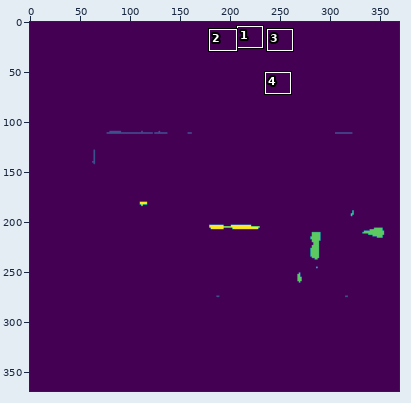
Sprite sheet -- maps/icon_map.png. Above: a wide view before the commit, with the close-up outlined.
Close-up. Old version:
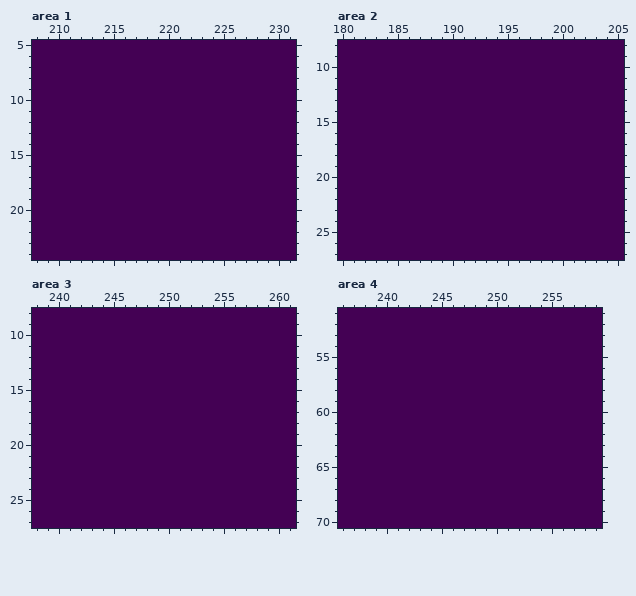
The file is 369x369 pixels. Colours within 5 levels of each other are drawn and written as one. Shown: area 1: x 208..231, y 5..24; area 2: x 180..205, y 8..27; area 3: x 238..261, y 8..27; area 4: x 236..259, y 51..70. The commit also changed other parts of the picture, which this record leaves out.
And afterwards:
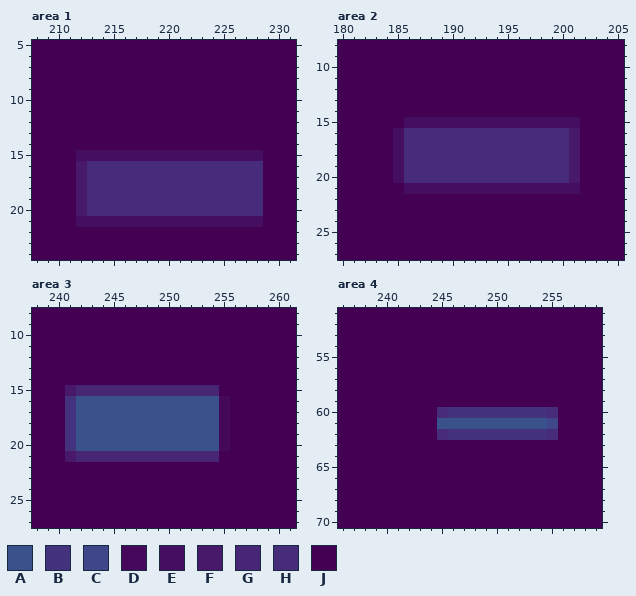
Palette (. is transparent): A #3a528b  B #45327f  C #3f4788  D #45085b  E #460e61  F #48196b  G #472676  H #472c7b  J #440154
From old to new:
Area 1:
y 15: x 212..228 JJJJJJJJJJJJJJJJJ -> EEEEEEEEEEEEEEEEE
y 16..20: x 212..228 JJJJJJJJJJJJJJJJJ -> FHHHHHHHHHHHHHHHH
y 21: x 212..228 JJJJJJJJJJJJJJJJJ -> EEEEEEEEEEEEEEEEE
Area 2:
y 15: x 186..201 JJJJJJJJJJJJJJJJ -> EEEEEEEEEEEEEEEE
y 16..20: x 185..201 JJJJJJJJJJJJJJJJJ -> EHHHHHHHHHHHHHHHF
y 21: x 186..201 JJJJJJJJJJJJJJJJ -> EEEEEEEEEEEEEEEE
Area 3:
y 15: x 241..254 JJJJJJJJJJJJJJ -> FGGGGGGGGGGGGG
y 16..20: x 241..255 JJJJJJJJJJJJJJJ -> BAAAAAAAAAAAAAD
y 21: x 241..254 JJJJJJJJJJJJJJ -> FGGGGGGGGGGGGG
Area 4:
y 60: x 245..255 JJJJJJJJJJJ -> HBBBBBBBBBH
y 61: x 245..255 JJJJJJJJJJJ -> AAAAAAAAAAC
y 62: x 245..255 JJJJJJJJJJJ -> HBBBBBBBBBH
